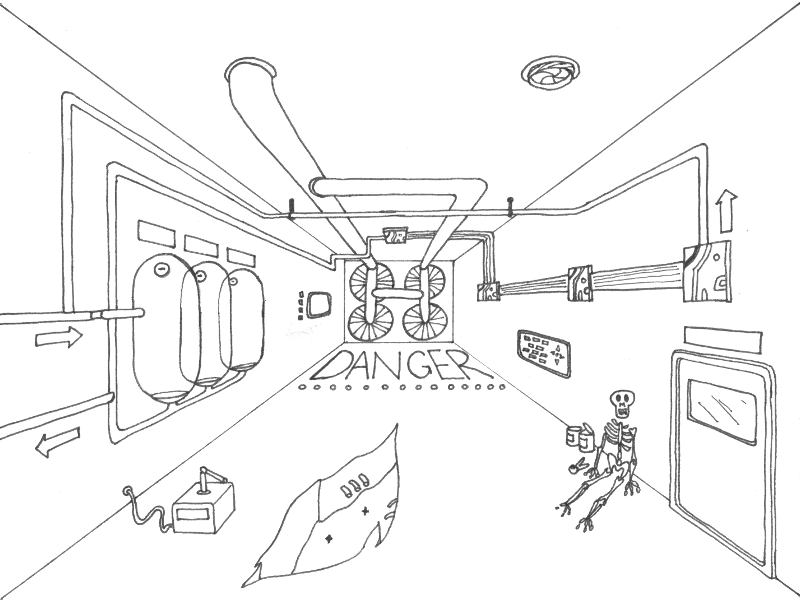
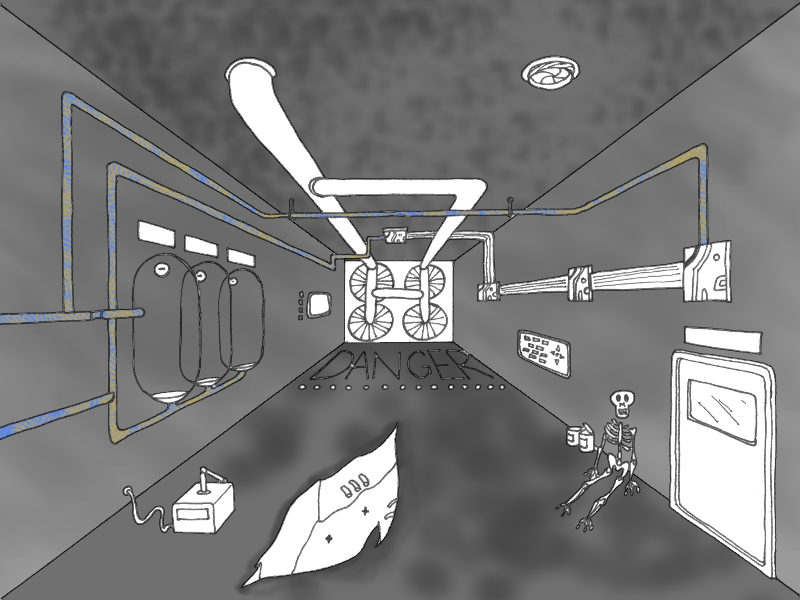
Comparing the layer stacks of the two 800 x 600 images. Changes:
added layer "cryo pipes" (multiply) above "floor & ceiling (pattern)" over (x1=0, y1=93, x2=708, y2=443)
added layer "floor & ceiling (pattern)" (multiply, 41%) above "floor & ceiling" over (x1=12, y1=0, x2=800, y2=600)
added layer "floor & ceiling" (multiply) above "walls (pattern)" over (x1=0, y1=0, x2=800, y2=600)
added layer "walls (pattern)" (multiply, 33%) above "walls" over (x1=0, y1=4, x2=800, y2=599)
added layer "walls" (multiply) above "arrow 4" over (x1=0, y1=4, x2=800, y2=599)
painted on "Background" over (x1=0, y1=6, x2=800, y2=597)
